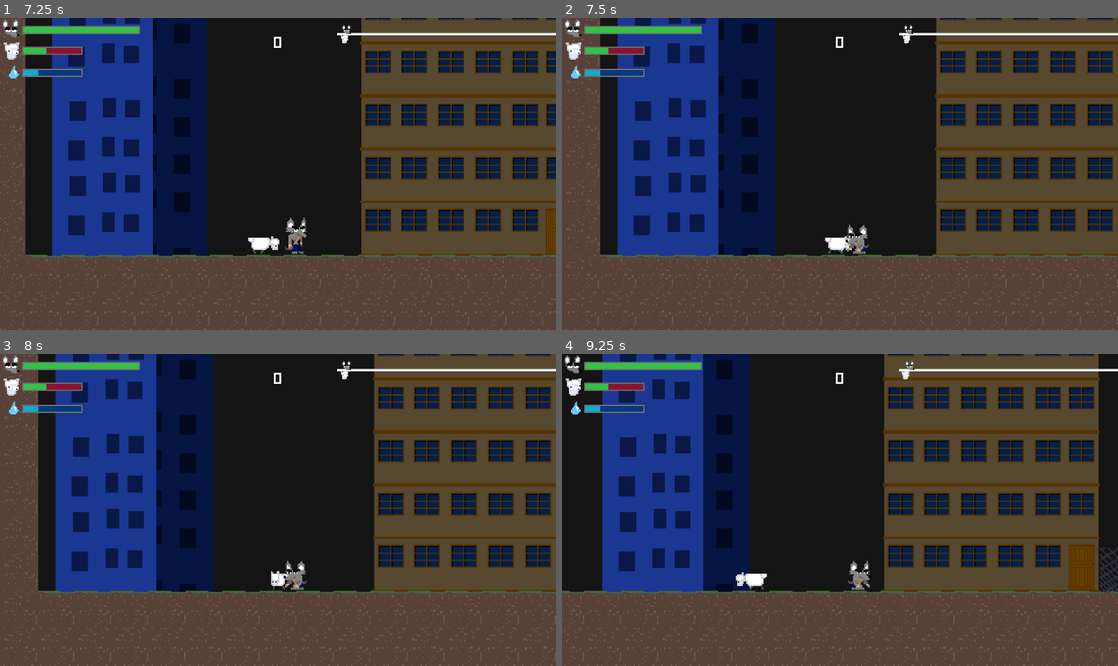
Above: before the commit, frames 1-4 (two rows, left to right).
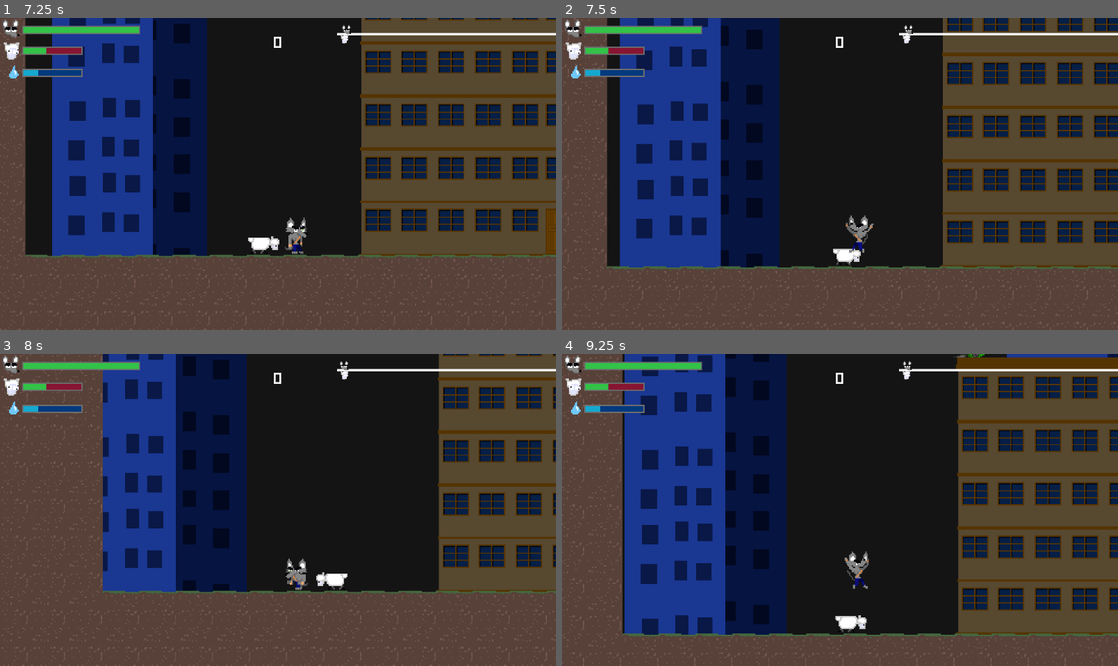
Above: after the commit, the same moments.

Repository: imikado/dupotSaveTheSheep
Game: Godot game, scene res://src/UI/Screens/Boot.tscn
Same seed, same stepped clock (60 frames per second), same inputs: the game is played once before the commit and once after it.
Inputs (mouse positions are in pixels of both pictures, inside the frame that each line leads up to):
- Up to frame 1 (7.25 s): tap Enter (ui_accept) at 0.5, 0.77, 1.25, 2, 4.52 s; move the mouse to (400, 158) at 0.52 s; hold Right (ui_right) 0.53-1.25 s; tap Tab (player_action) at 0.6, 2.1, 4.35, 5.85 s; click (400, 158) at 0.67 s; drag from (166, 189) to (250, 236) at 1.27 s; move the mouse to (333, 105) at 2.02 s; hold Left (ui_left) 2.03-2.75 s; drag from (250, 236) to (111, 127) at 2.77 s; click "play" at 3.5 s; move the mouse to (444, 220) at 4.27 s; hold Right (ui_right) 4.28-5 s; drag from (111, 127) to (294, 239) at 5.02 s; move the mouse to (305, 174) at 5.77 s; hold Right (ui_right) 5.78-6.5 s; click (305, 174) at 5.92 s; drag from (194, 96) to (166, 189) at 6.52 s
- Up to frame 2 (7.5 s): move the mouse to (962, 158) at 7.27 s; hold Left (ui_left) from 7.28 s (still down); tap Tab (player_action) at 7.35 s
- Up to frame 3 (8 s): keep holding Left (ui_left); tap Enter (ui_accept) at 7.52 s
- Up to frame 4 (9.25 s): release Left (ui_left) at 8 s; drag from (728, 525) to (856, 575) at 8.02 s; move the mouse to (895, 441) at 8.77 s; hold Right (ui_right) from 8.78 s (still down); tap Tab (player_action) at 8.85 s

Frame 1 is identical in both runs. In frame 2, 24% of the frame differs, in the area x 0-100%, y 0-100%; in frame 3, 32%; in frame 4, 53%.

Commit message:
improve calcul score

Diff:
--- a/src/Actors/Enemies/Spider.gd
+++ b/src/Actors/Enemies/Spider.gd
@@ -22,6 +22,9 @@
 var current_state_name=""
 var moveVector=Vector2(0,INPULSE_BOTTOM)
 
+func _ready() -> void:
+	if GlobalGame.isLevelDifficultyEasy():
+		life=50
 
 
 func die():
--- a/src/Actors/Players/Sheep.tscn
+++ b/src/Actors/Players/Sheep.tscn
@@ -13,7 +13,7 @@
 
 [sub_resource type="CapsuleShape2D" id="CapsuleShape2D_ivymj"]
 radius = 5.94543
-height = 22.0
+height = 18.0
 
 [sub_resource type="Animation" id="Animation_2pql4"]
 resource_name = "Damaged"
@@ -226,7 +226,7 @@
 
 [node name="AnimationPlayer" type="AnimationPlayer" parent="."]
 libraries = {
-"": SubResource("AnimationLibrary_d0gjw")
+&"": SubResource("AnimationLibrary_d0gjw")
 }
 
 [node name="StateMachine" type="Node" parent="." node_paths=PackedStringArray("animationPlayer", "actor")]
--- a/src/Levels/Level2/cells/come_up_left.tscn
+++ b/src/Levels/Level2/cells/come_up_left.tscn
@@ -54,7 +54,7 @@
 
 [node name="tileMap" type="TileMapLayer" parent="."]
 use_parent_material = true
-tile_map_data = PackedByteArray("AAAAABEAAAABAAAAAAAAABIAAAA …(6088 unchanged characters)… IAPf/AAAAAAAAAAAKAPj/AAABAAAAAAAAAPf/AAAFAAEAAAADAPr/AAAFAAEAAAADAAAAAAAFAAEAAAAHAAM …(79 unchanged characters)…
+tile_map_data = PackedByteArray("AAAAABEAAAABAAAAAAAAABIAAAA …(6088 unchanged characters)… IAPf/AAAAAAAAAAAKAPj/AAABAAAAAAAAAPf/AAABAAMAAAADAPr/AAAFAAEAAAADAAAAAAAFAAEAAAAHAAM …(79 unchanged characters)…
 tile_set = SubResource("TileSet_ksk5r")
 rendering_quadrant_size = 32
 
--- a/src/Levels/end_level.gd
+++ b/src/Levels/end_level.gd
@@ -1,8 +1,15 @@
 extends Control
 
 @onready var _backgroundTexture:TextureRect=$TextureRect
-@onready var _scoreLabel:Label=$VBoxContainer/HBoxContainer/scoreLabel
 
+@onready var _userScoreLabel = $VBoxContainer2/userScoreLabel
+@onready var _bonusUserScoreLabel = $VBoxContainer2/bonusUserScoreLabel
+@onready var _bonusSheepScoreLabel = $VBoxContainer2/bonusSheepScoreLabel
+@onready var _bonusLevelScoreLabel = $VBoxContainer2/bonusLevelScoreLabel
+
+@onready var _totalScoreLabel:Label= $VBoxContainer2/totalScoreLabel
+
+@onready var _levelLabel:Label=$levelLabel
 
 var _nextLevel:String="res://src/Levels/bonus_level_1.tscn"
 
@@ -11,7 +18,40 @@
 # Called when the node enters the scene tree for the first time.
 func _ready():
 	_backgroundTexture.texture=GlobalGame.get_last_screenshot()
-	set_score(GlobalPlayer.get_score())
+
+	var userScore = GlobalPlayer.get_score()
+
+	var bonusLevelScore:=0
+	var bonusLife:=0
+	var bonusPlayerLife:=0
+	var bonusSheepLife:=0
+
+	if GlobalGame.isLevelDifficultyEasy():
+		bonusLevelScore=100
+		bonusLife=1
+	else:
+		bonusLevelScore=500
+		bonusLife=2
+
+	bonusPlayerLife=GlobalPlayer.get_life()*bonusLife
+	bonusSheepLife=GlobalSheep.get_life()*bonusLife
+
+	_userScoreLabel.text='User score: '+str(GlobalPlayer.get_score())
+	_bonusLevelScoreLabel.text='Bonus Level completed: +'+str(bonusLevelScore)
+	_bonusUserScoreLabel.text='Bonus player life: +'+str(bonusPlayerLife)
+	_bonusUserScoreLabel.text+=' ('+str(GlobalPlayer.get_life())+'x'+str(bonusLife)+')'
+	_bonusSheepScoreLabel.text='Bonus sheep life: +'+str(bonusSheepLife)
+	_bonusSheepScoreLabel.text+=' ('+str(GlobalSheep.get_life())+'x'+str(bonusLife)+')'
+
+	var totalScore=0
+	totalScore+=userScore
+	totalScore+=bonusLevelScore
+	totalScore+=bonusPlayerLife
+	totalScore+=bonusSheepLife
+
+	GlobalPlayer.save_score(totalScore)
+
+	set_score(totalScore)
 
 
 func set_score(newScore:int):
@@ -23,7 +63,7 @@
 
 
 func set_score_text(scoreValue:int):
-	_scoreLabel.text=str(scoreValue)
+	_totalScoreLabel.text=str(scoreValue)
 
 
 func _on_play_button_pressed():
--- a/src/Levels/end_level.tscn
+++ b/src/Levels/end_level.tscn
@@ -31,29 +31,35 @@
 grow_vertical = 2
 color = Color(0, 0, 0, 0.576471)
 
-[node name="VBoxContainer" type="VBoxContainer" parent="."]
+[node name="VBoxContainer2" type="VBoxContainer" parent="."]
 layout_mode = 1
-anchors_preset = 8
-anchor_left = 0.5
-anchor_top = 0.5
-anchor_right = 0.5
-anchor_bottom = 0.5
-offset_left = -26.0
-offset_top = -11.5
-offset_right = 26.0
-offset_bottom = 11.5
-grow_horizontal = 2
-grow_vertical = 2
+offset_left = 169.0
+offset_top = 50.0
+offset_right = 310.0
+offset_bottom = 100.0
+alignment = 1
 
-[node name="HBoxContainer" type="HBoxContainer" parent="VBoxContainer"]
-layout_mode = 2
-
-[node name="Label" type="Label" parent="VBoxContainer/HBoxContainer"]
+[node name="userScoreLabel" type="Label" parent="VBoxContainer2"]
 layout_mode = 2
 theme = ExtResource("2_181es")
-text = "Score: "
+text = "Level completed: +100"
 
-[node name="scoreLabel" type="Label" parent="VBoxContainer/HBoxContainer"]
+[node name="bonusUserScoreLabel" type="Label" parent="VBoxContainer2"]
+layout_mode = 2
+theme = ExtResource("2_181es")
+text = "Level completed: +100"
+
+[node name="bonusSheepScoreLabel" type="Label" parent="VBoxContainer2"]
+layout_mode = 2
+theme = ExtResource("2_181es")
+text = "Level completed: +100"
+
+[node name="bonusLevelScoreLabel" type="Label" parent="VBoxContainer2"]
+layout_mode = 2
+theme = ExtResource("2_181es")
+text = "Level completed: +100"
+
+[node name="totalScoreLabel" type="Label" parent="VBoxContainer2"]
 layout_mode = 2
 size_flags_horizontal = 8
 theme = ExtResource("2_181es")
--- a/src/Levels/level_1.gd
+++ b/src/Levels/level_1.gd
@@ -12,7 +12,6 @@
 
 @onready var subviewPortMain = $SubViewportContainer/SubViewport
 @onready var subViewPortSheep = $SubViewportContainer2/SubViewport
-
 
 
 var score: int = 0
@@ -186,6 +185,7 @@
 
 
 func on_end_level():
+
 	var screenshotImage = get_viewport().get_texture().get_image()
 	var screenshotTexture = ImageTexture.create_from_image(screenshotImage)
 
--- a/src/Levels/level_2.gd
+++ b/src/Levels/level_2.gd
@@ -11,7 +11,6 @@
 
 @onready var subviewPortMain = $SubViewportContainer/SubViewport
 @onready var subViewPortSheep = $SubViewportContainer2/SubViewport
-
 
 
 var gameover = false
@@ -53,7 +52,7 @@
 
 	#player.position.x += 1600
 	#player.position.y -= 400
-	#sheep.position = player.position + Vector2(-20, 0)
+	#sheep.position = player.position + Vector2(300, -50)
 
 	hud.disableProgression()
 
@@ -117,6 +116,8 @@
 
 
 func on_end_level():
+	GlobalPlayer.increase_score(100)
+
 	var screenshotImage = get_viewport().get_texture().get_image()
 	var screenshotTexture = ImageTexture.create_from_image(screenshotImage)
 
--- a/src/UI/Screens/game_over.gd
+++ b/src/UI/Screens/game_over.gd
@@ -1,14 +1,25 @@
 extends Node2D
 
+var _scoreValue=0
+@onready var _scoreLabel:Label=$VBoxContainer/HBoxContainer/scoreLabel
 
 # Called when the node enters the scene tree for the first time.
 func _ready():
 	print('save')
 	GlobalGame.saveHighScore(GlobalPlayer.get_score())
+	set_score(GlobalPlayer.get_score())
 
-	pass # Replace with function body.
+	GlobalGame.saveHighScore(GlobalPlayer.get_score())
 
 
+func set_score(newScore:int):
+	var tween = create_tween()
+	tween.tween_method(set_score_text, _scoreValue,newScore, 1)
+	_scoreValue=newScore
+
+
+func set_score_text(scoreValue:int):
+	_scoreLabel.text=str(scoreValue)
 
 
 func _on_label_button_pressed():
--- a/src/UI/Screens/game_over.tscn
+++ b/src/UI/Screens/game_over.tscn
@@ -1,23 +1,53 @@
-[gd_scene load_steps=3 format=3 uid="uid://tum3fvl70kwc"]
+[gd_scene load_steps=4 format=3 uid="uid://tum3fvl70kwc"]
 
 [ext_resource type="PackedScene" uid="uid://yob4um0n673p" path="res://src/UI/Controls/LabelButton.tscn" id="1_16ec8"]
 [ext_resource type="Script" uid="uid://bi3u1otqxlfos" path="res://src/UI/Screens/game_over.gd" id="1_hyqxp"]
+[ext_resource type="Theme" uid="uid://bcvv75vn0mwh1" path="res://src/UI/Theme.tres" id="3_mrugd"]
 
 [node name="GameOver" type="Node2D"]
 script = ExtResource("1_hyqxp")
 
 [node name="Label" type="Label" parent="."]
-offset_left = 208.0
-offset_top = 99.0
+offset_left = 185.0
+offset_top = 93.0
 offset_right = 300.0
-offset_bottom = 125.0
+offset_bottom = 121.0
+theme_override_font_sizes/font_size = 20
 text = "GAME OVER"
 
 [node name="LabelButton" parent="." instance=ExtResource("1_16ec8")]
 offset_left = 185.0
-offset_top = 184.0
+offset_top = 187.0
 offset_right = 313.0
-offset_bottom = 216.0
+offset_bottom = 219.0
 _export_label = "menu"
 
+[node name="VBoxContainer" type="VBoxContainer" parent="."]
+anchors_preset = 8
+anchor_left = 0.5
+anchor_top = 0.5
+anchor_right = 0.5
+anchor_bottom = 0.5
+offset_left = 224.0
+offset_top = 135.0
+offset_right = 283.0
+offset_bottom = 158.0
+grow_horizontal = 2
+grow_vertical = 2
+
+[node name="HBoxContainer" type="HBoxContainer" parent="VBoxContainer"]
+layout_mode = 2
+
+[node name="Label" type="Label" parent="VBoxContainer/HBoxContainer"]
+layout_mode = 2
+theme = ExtResource("3_mrugd")
+text = "Score: "
+
+[node name="scoreLabel" type="Label" parent="VBoxContainer/HBoxContainer"]
+layout_mode = 2
+size_flags_horizontal = 8
+theme = ExtResource("3_mrugd")
+text = "0"
+horizontal_alignment = 1
+
 [connection signal="pressed" from="LabelButton" to="." method="_on_label_button_pressed"]
